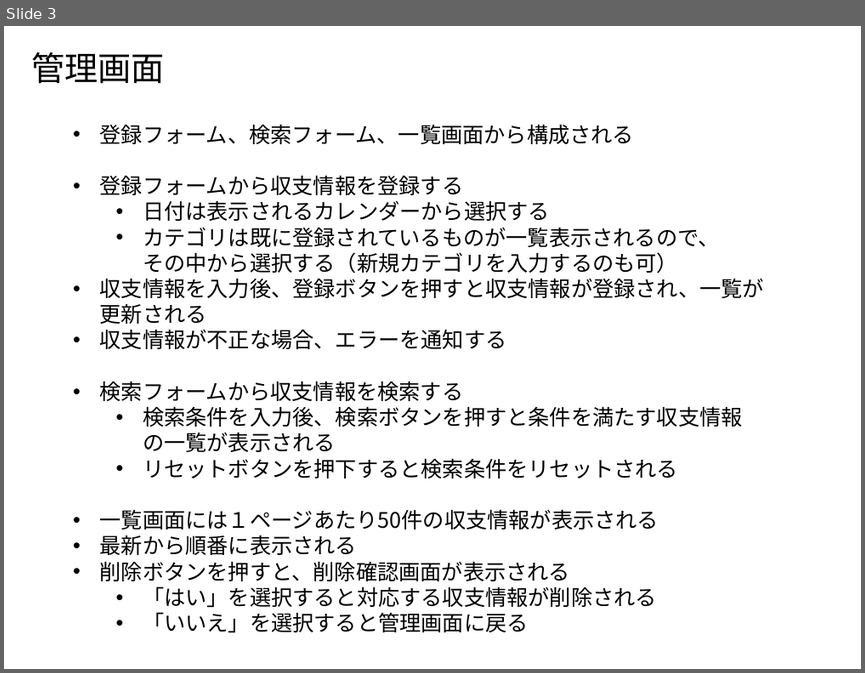
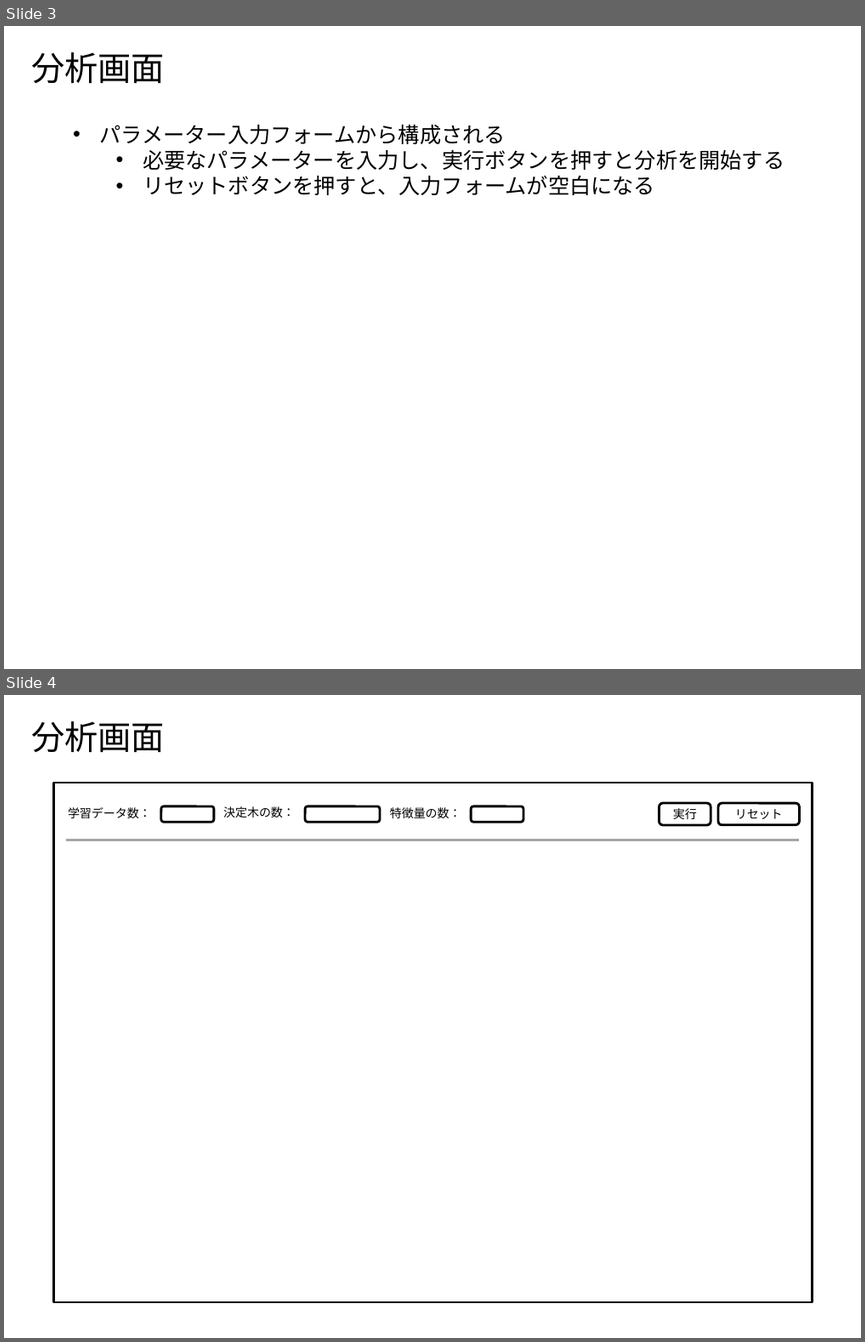
Before and after one commit to Leonis0813/chort, a slide deck: horse-race_estimator/bin/alterf.pptx. Shown one above the other, each under a label of ours: slide 3 before the commit, slides 3 and 4 after it. The pictures are 865x673 and 865x1342 pixels, drawn with LibreOffice and Linux fonts; fonts in the diff are those of the drawing. Boxes give left, top, right and bottom in pixels: in the first picture for what was removed or moved away, otherwise in the second. Text is boxed around its words. In the diff, an @@ line names an element or a change of style, - is before the commit and + after.

```diff
--- a/horse-race_estimator/bin/alterf.pptx
+++ b/horse-race_estimator/bin/alterf.pptx
@@ slide 4 added at bbox=[4, 695, 861, 1338], background #FFFFFF @@
@@ text added at bbox=[31, 721, 165, 752], 28 pt, text #000000 @@
+分析画面
@@ rectangle added at bbox=[53, 783, 812, 1302], outline #000000 2 pt @@
@@ text added at bbox=[68, 807, 151, 818], 10 pt, text #000000 @@
+学習データ数：
@@ rounded rectangle added at bbox=[160, 806, 214, 822], outline #000000 2 pt @@
@@ text added at bbox=[223, 806, 295, 817], 10 pt, text #000000 @@
+決定木の数：
@@ rounded rectangle added at bbox=[305, 806, 380, 822], outline #000000 2 pt @@
@@ text added at bbox=[390, 807, 461, 818], 10 pt, text #000000 @@
+特徴量の数：
@@ rounded rectangle added at bbox=[471, 806, 523, 822], outline #000000 2 pt @@
@@ rounded rectangle added at bbox=[658, 803, 710, 825], outline #000000 2 pt, 10 pt, text #000000 @@
+実行
@@ rounded rectangle added at bbox=[718, 803, 799, 824], outline #000000 2 pt, 10 pt, text #000000 @@
+リセット
@@ line added from (66, 839) to (799, 839), #A6A6A6 2 pt @@
@@ slide 3 changed as well @@
@@ text at bbox=[31, 52, 165, 83]: text changed @@
-管理画面
+分析画面
@@ text at bbox=[100, 124, 784, 195]: text changed @@
-• 登録フォーム、検索フォーム、一覧画面から構成される
-• 登録フォームから収支情報を登録する
-  • 日付は表示されるカレンダーから選択する
-  • カテゴリは既に登録されているものが一覧表示されるので、
-    その中から選択する（新規カテゴリを入力するのも可）
-• 収支情報を入力後、登録ボタンを押すと収支情報が登録され、一覧が
-  更新される
-• 収支情報が不正な場合、エラーを通知する
-• 検索フォームから収支情報を検索する
-  • 検索条件を入力後、検索ボタンを押すと条件を満たす収支情報
-    の一覧が表示される
-  • リセットボタンを押下すると検索条件をリセットされる
-• 一覧画面には１ページあたり50件の収支情報が表示される
-• 最新から順番に表示される
-• 削除ボタンを押すと、削除確認画面が表示される
-  • 「はい」を選択すると対応する収支情報が削除される
-  • 「いいえ」を選択すると管理画面に戻る
+• パラメーター入力フォームから構成される
+  • 必要なパラメーターを入力し、実行ボタンを押すと分析を開始する
+  • リセットボタンを押すと、入力フォームが空白になる
```
Also in this commit, not shown: 1 other slide changed, 1 other slide added, 7 slides removed, 1 other file.
